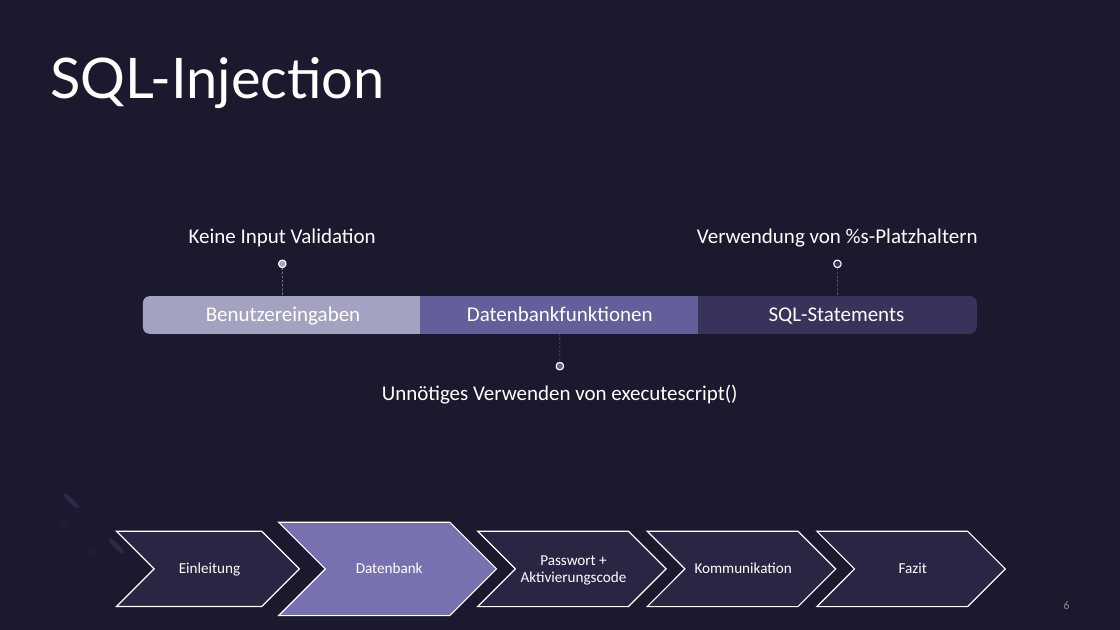
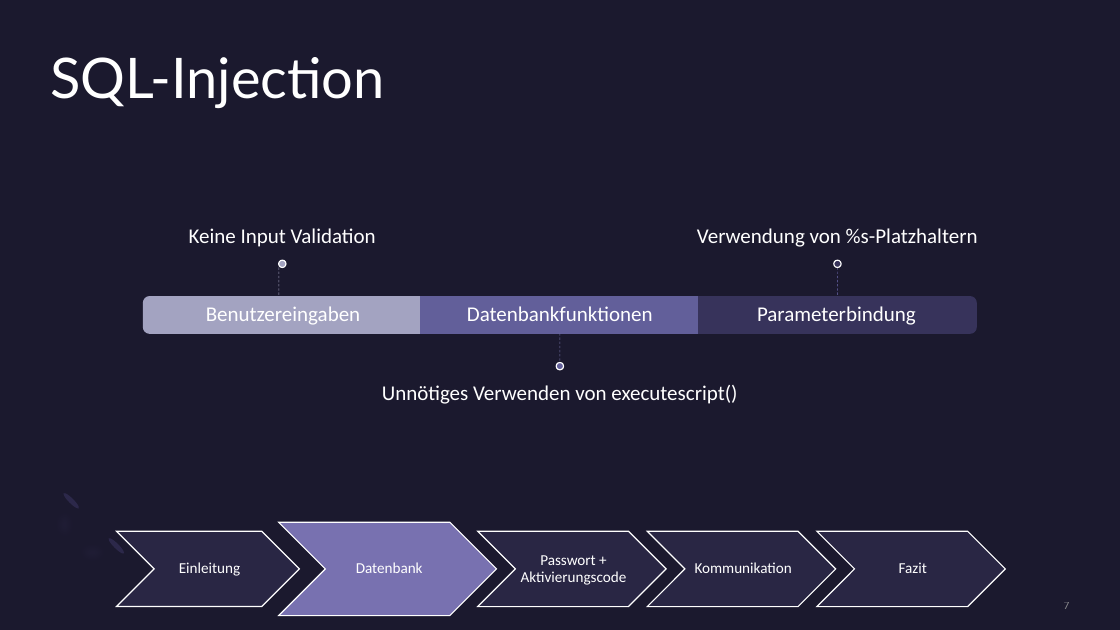
Before and after one commit to hagengruber/chess_server_strong, a slide deck: slide 7 of Alternativ Version.pptx (slide 6 before the commit). Drawn at 1120x630 pixels with LibreOffice and Linux fonts; fonts in the diff are those of the drawing. Boxes give left, top, right and bottom in pixels: in the first picture for what was removed or moved away, otherwise in the second. Text is boxed around its words. In the diff, an @@ line names an element or a change of style, - is before the commit and + after.

```diff
--- a/Alternativ Version.pptx
+++ b/Alternativ Version.pptx
@@ line moved from (282, 267) - (282, 297) to (279, 267) - (279, 297) @@
@@ round same rect removed at bbox=[699, 297, 976, 334] @@
@@ freeform shape added at bbox=[699, 297, 976, 334], fill #37335B, outline #37335B 1 pt, 18 pt, text #FFFFFF @@
+Parameterbindung
@@ text removed at bbox=[769, 307, 905, 324] @@
-SQL-Statements
@@ page number at bbox=[1064, 602, 1070, 609]: text changed @@
-6
+7
```
Also in this commit, not shown: 4 other slides changed, 5 slides added.
